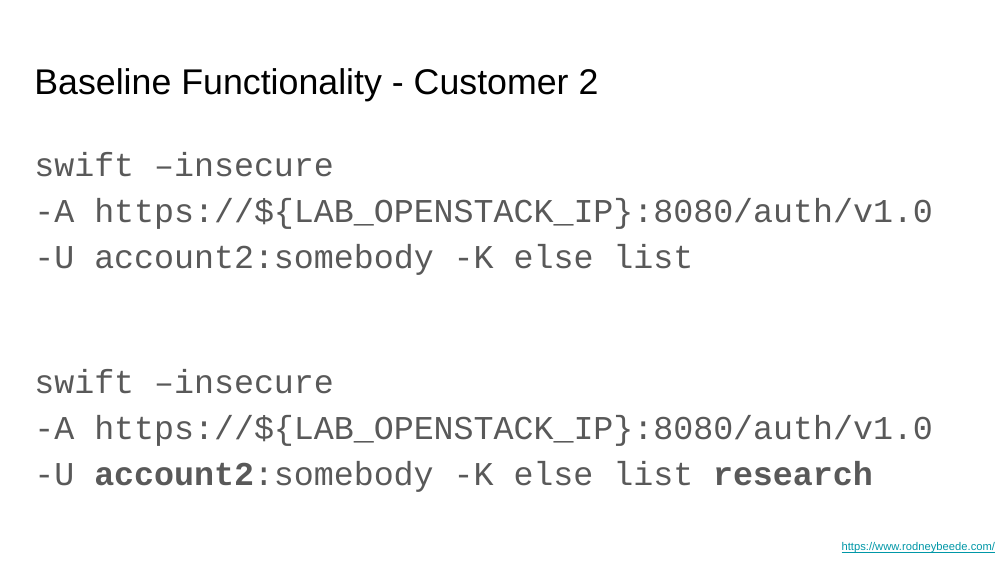
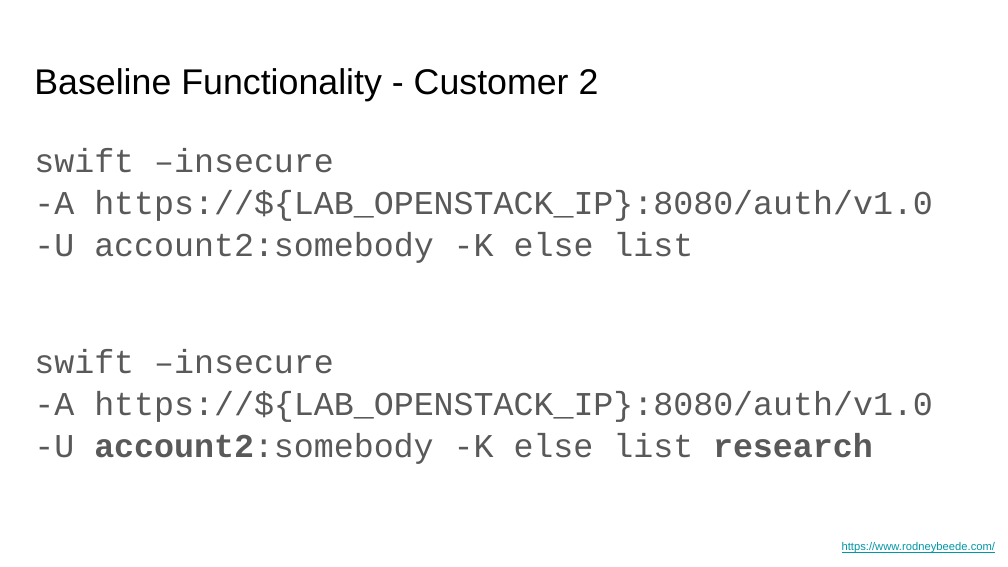
Before and after one commit to rbeede/BSidesSATX2023, a slide deck: slide 33 of Pen-testing Cloud REST APIs - BSidesSATX2023.pptx. Drawn at 1008x567 pixels with LibreOffice and Linux fonts; fonts in the diff are those of the drawing. Boxes give left, top, right and bottom in pixels: in the first picture for what was removed or moved away, otherwise in the second. Text is boxed around its words. In the diff, an @@ line names an element or a change of style, - is before the commit and + after.

```diff
--- a/Pen-testing Cloud REST APIs - BSidesSATX2023.pptx
+++ b/Pen-testing Cloud REST APIs - BSidesSATX2023.pptx
@@ text "swift –insecure -A https://${LAB_OPENSTACK_IP}:8080/auth/v1. ..." at (34,148,933,464): line spacing 1.15 to 1.05 @@
```
Also in this commit, not shown: 5 other slides changed, 2 other files.
